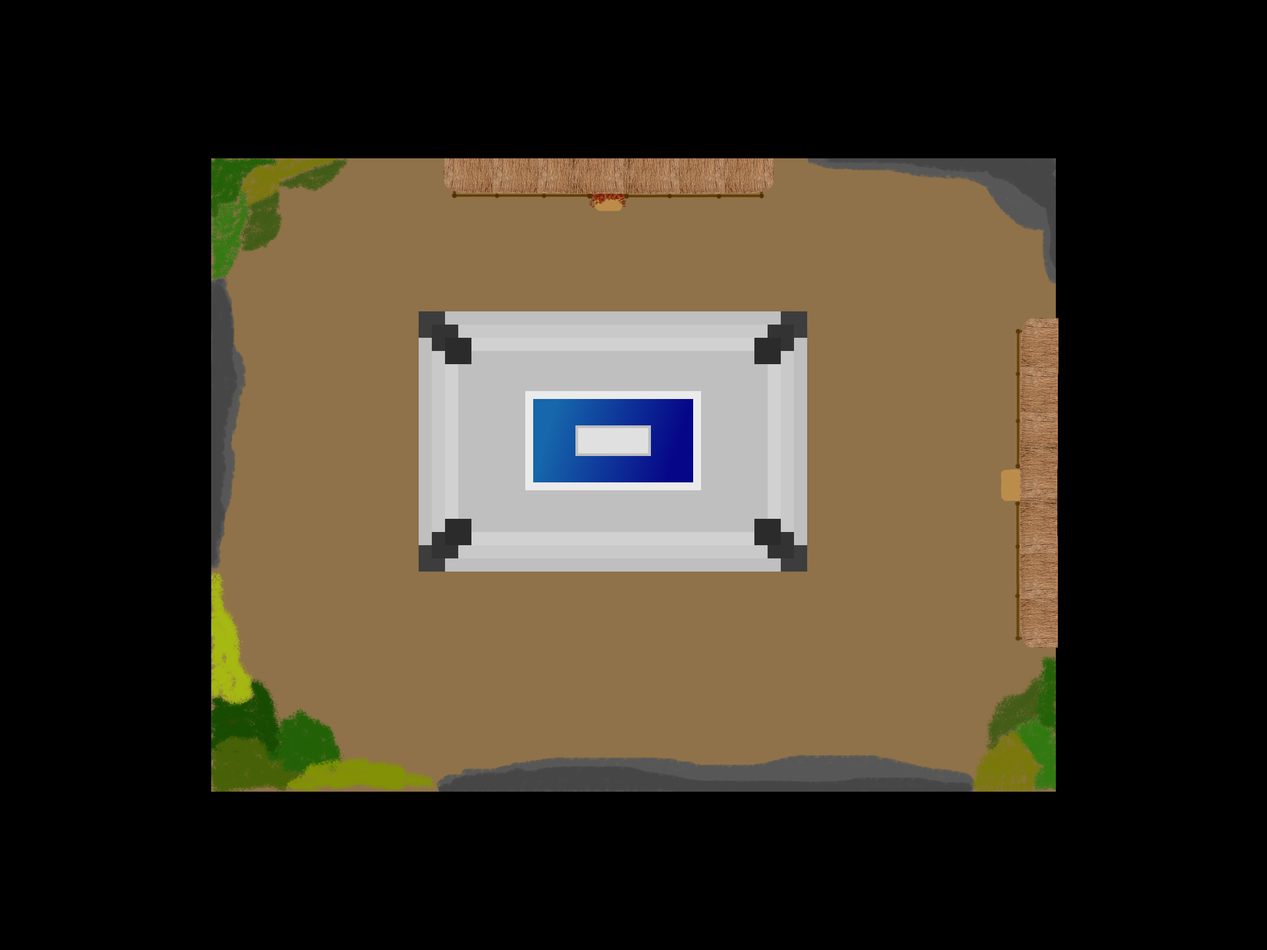
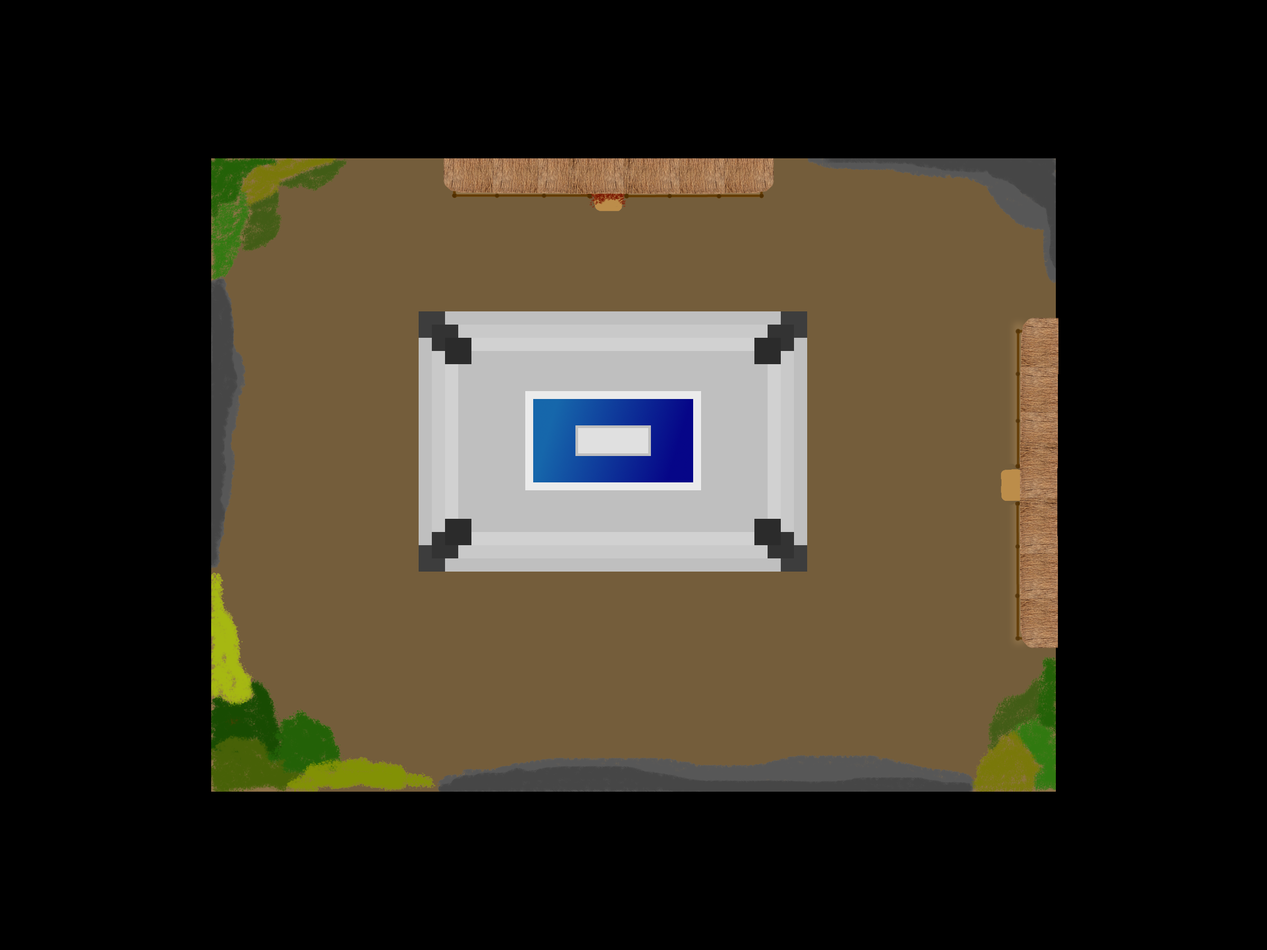
Revision of a layered 1267 × 950 image; what changed, layer by layer:
painted on "Arrière-plan" over [211, 158, 1056, 792]
